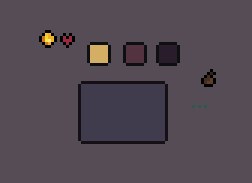
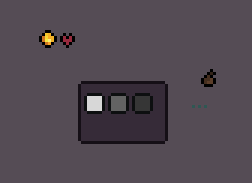
Layer changes from the first 252px x 183px image to the second:
painted on "UIMiniMapRoom0.png" over [84, 42, 111, 114]
painted on "UIMiniMapRoom1.png" over [108, 42, 147, 114]
painted on "UIMiniMapRoom2.png" over [132, 42, 180, 114]
painted on "UIMiniMapContainer.png" over [81, 84, 165, 141]
